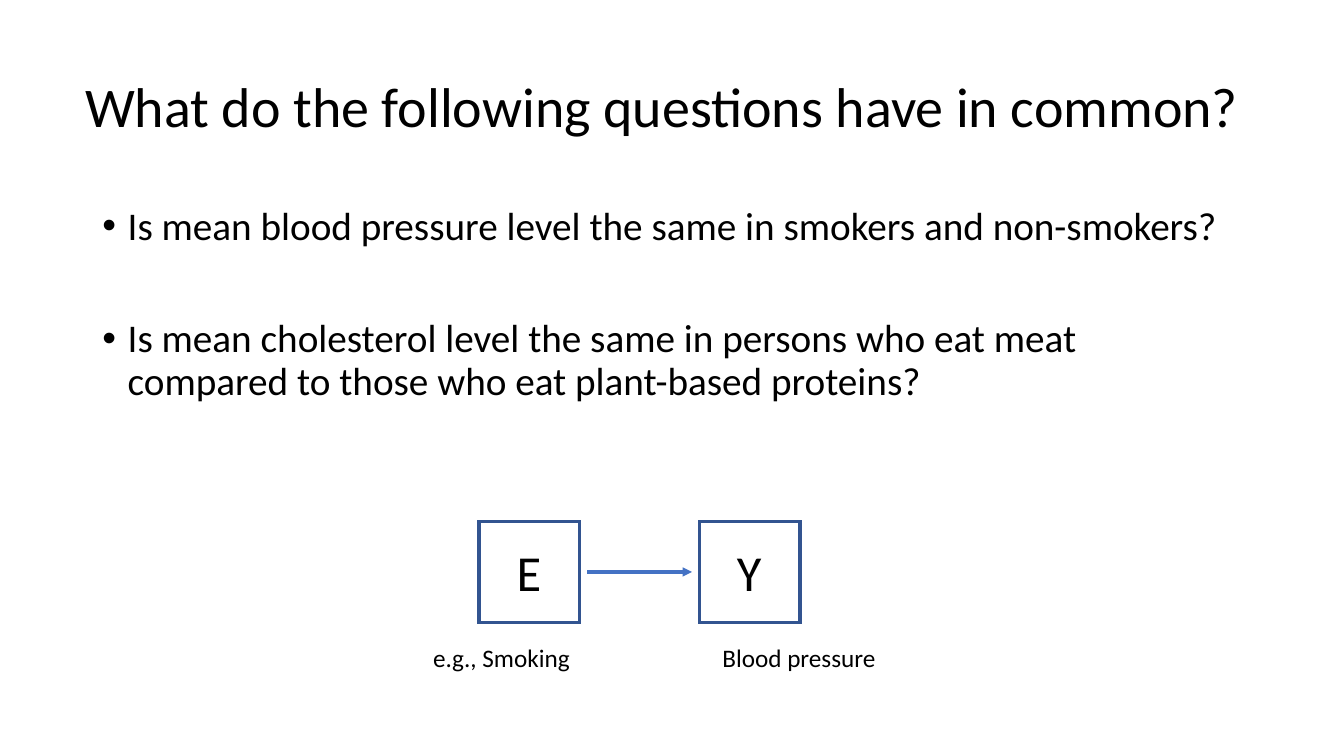
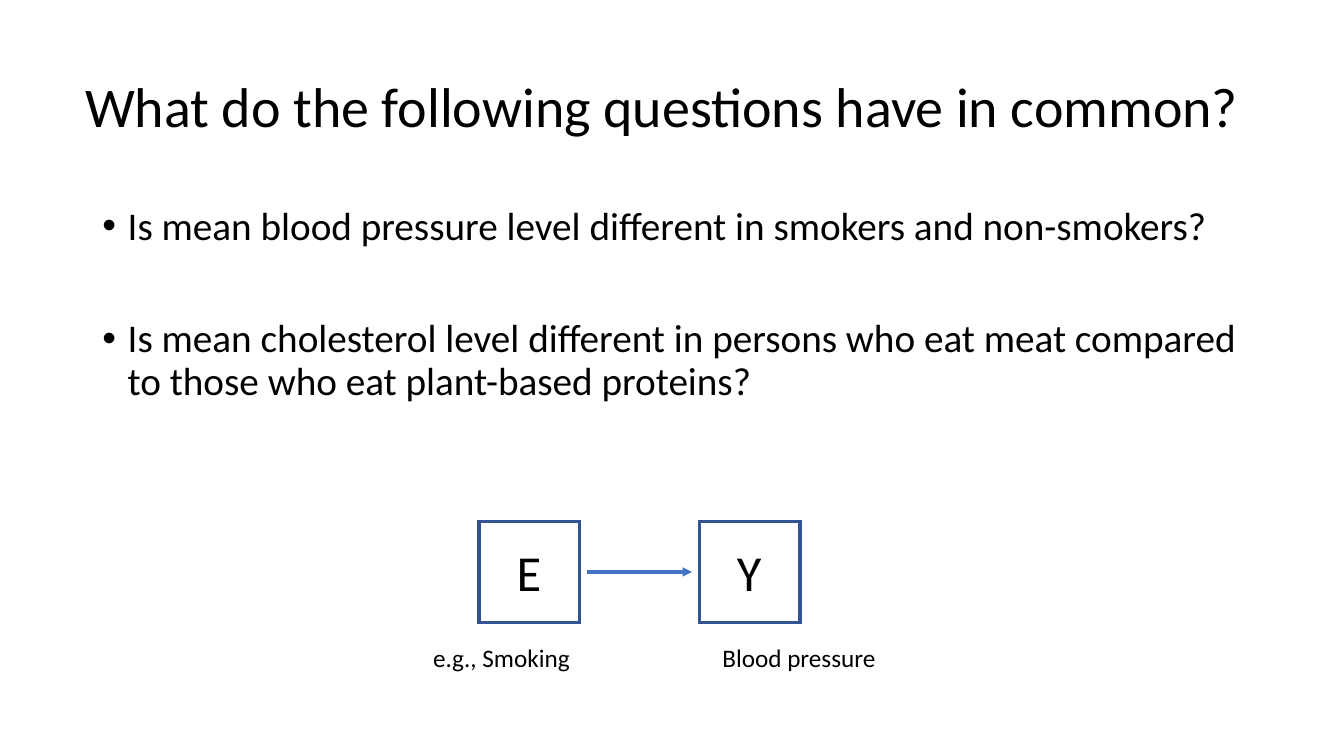
Before and after one commit to USCbiostats/LAsBEST, a slide deck: slide 2 of google-drive/week02/2Tues/1_lasbest-hypothesis-testing.pptx. Drawn at 1344x756 pixels with LibreOffice and Linux fonts; fonts in the diff are those of the drawing; background and template pictures are left out. Boxes give left, top, right and bottom in pixels: in the first picture for what was removed or moved away, otherwise in the second. Text is boxed around its words. In the diff, an @@ line names an element or a change of style, - is before the commit and + after.

```diff
--- a/google-drive/week02/2Tues/1_lasbest-hypothesis-testing.pptx
+++ b/google-drive/week02/2Tues/1_lasbest-hypothesis-testing.pptx
@@ text at (x1=128, y1=212, x2=1236, y2=402): text changed @@
-• Is mean blood pressure level the same in smokers and non-smokers?
-• Is mean cholesterol level the same in persons who eat meat compared to those who eat plant-based proteins?
+• Is mean blood pressure level different in smokers and non-smokers?
+• Is mean cholesterol level different in persons who eat meat compared to those who eat plant-based proteins?
```
Also in this commit, not shown: 7 other slides changed, 2 slides added, 4 slides removed, 1 other file.
